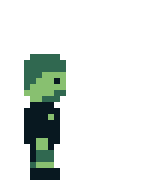
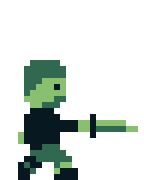
Layer changes from the first w=144, h=180 image to the second:
showed "MEEN copy" over [18, 60, 138, 180]
hid "MEEN" over [24, 54, 66, 180]
